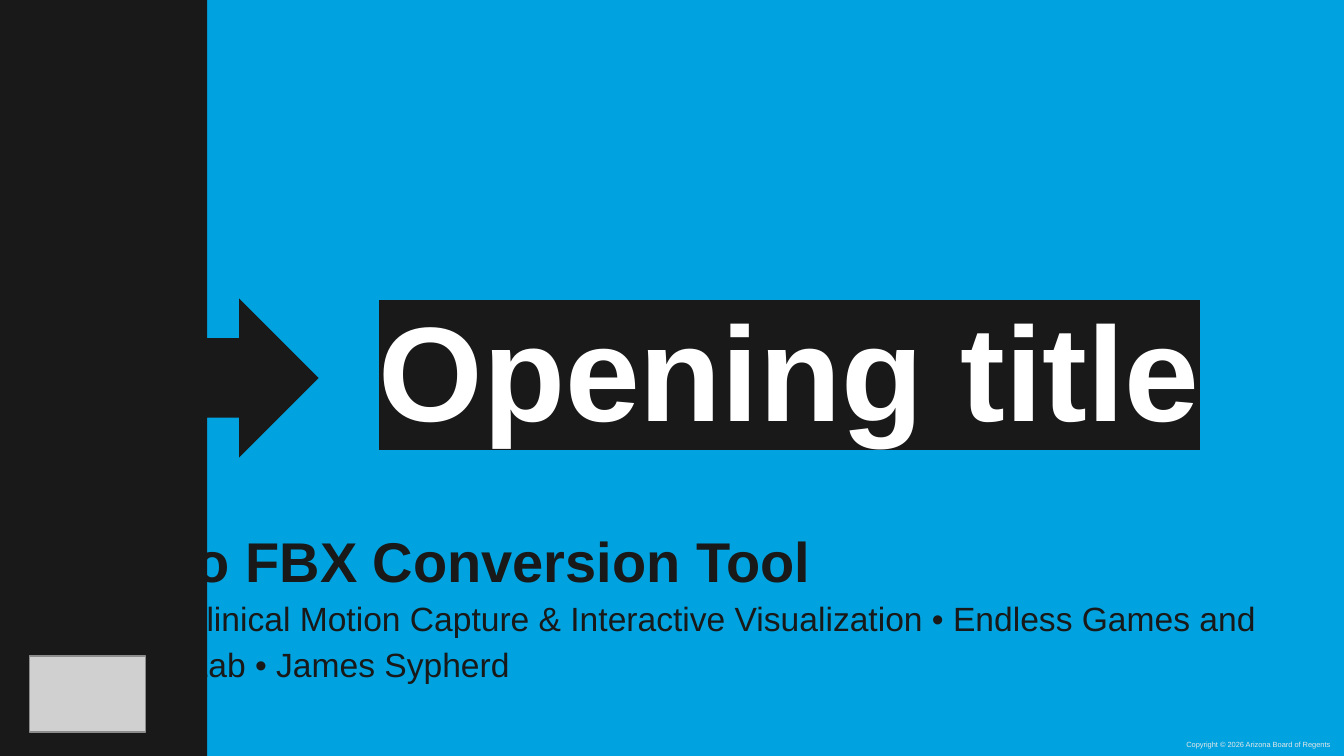
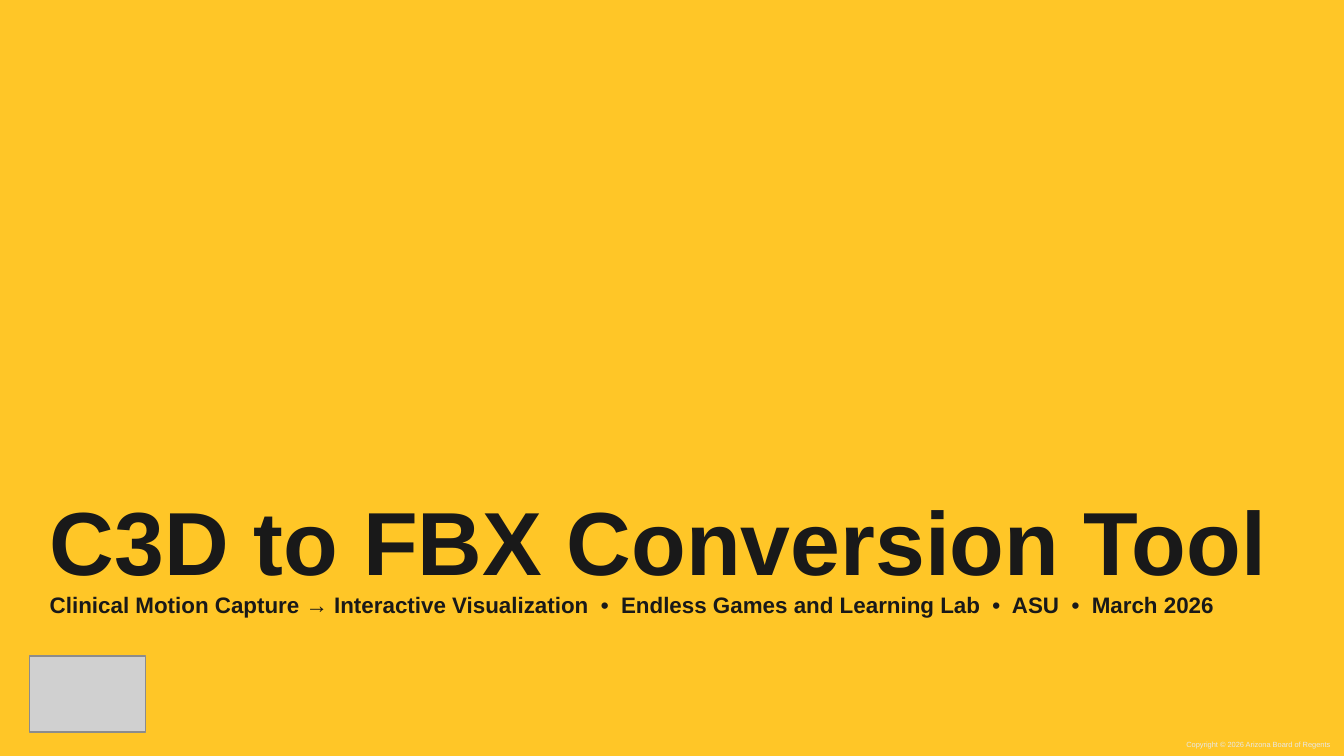
Before and after one commit to BetterCodeGoblin/portfolio, a slide deck: slide 1 of C3D-FBX-ASU-Presentation.pptx. Drawn at 1344x756 pixels with LibreOffice and Linux fonts; fonts in the diff are those of the drawing; grey boxes stand for pictures; background and template pictures are left out. Boxes give left, top, right and bottom in pixels: in the first picture for what was removed or moved away, otherwise in the second. Text is boxed around its words. In the diff, an @@ line names an element or a change of style, - is before the commit and + after.

Commit message:
Fix title slide gold layout + add stat sources

```diff
--- a/C3D-FBX-ASU-Presentation.pptx
+++ b/C3D-FBX-ASU-Presentation.pptx
@@ background #00A3E0 to #FFC627 @@
@@ right arrow callout removed at (0,0,319,755) @@
@@ title "C3D to FBX Conversion Tool" at (50,510,1266,576): size 30 to 48 pt @@
@@ text removed at (379,323,1199,445) @@
-Opening title
@@ subtitle at (50,596,1214,618): text changed; size 18 to 12 pt; bold on @@
-Bridging Clinical Motion Capture & Interactive Visualization • Endless Games and Learning Lab • James Sypherd
+Clinical Motion Capture → Interactive Visualization • Endless Games and Learning Lab • ASU • March 2026
```
Also in this commit, not shown: 1 other slide changed.
